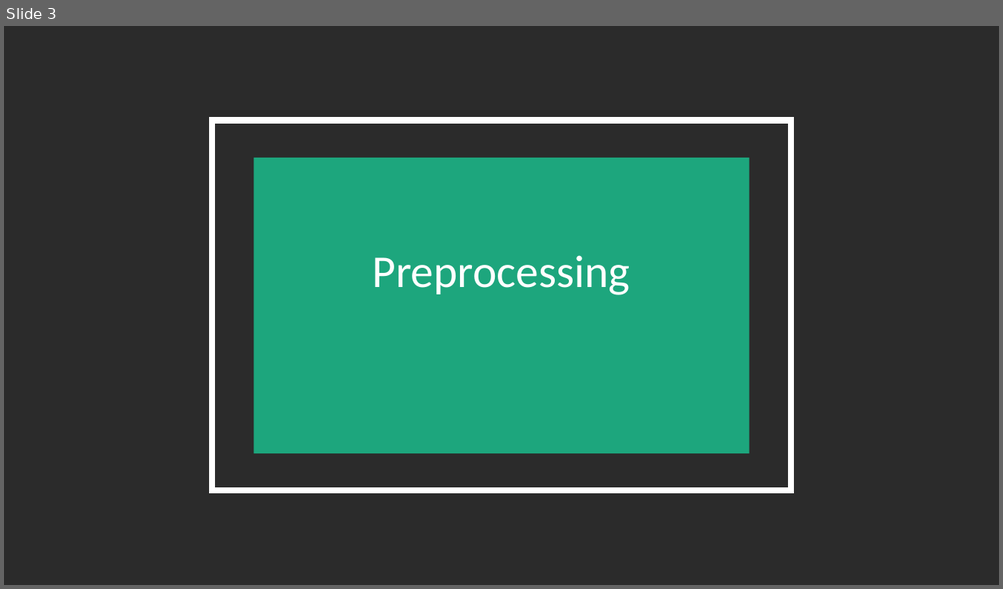
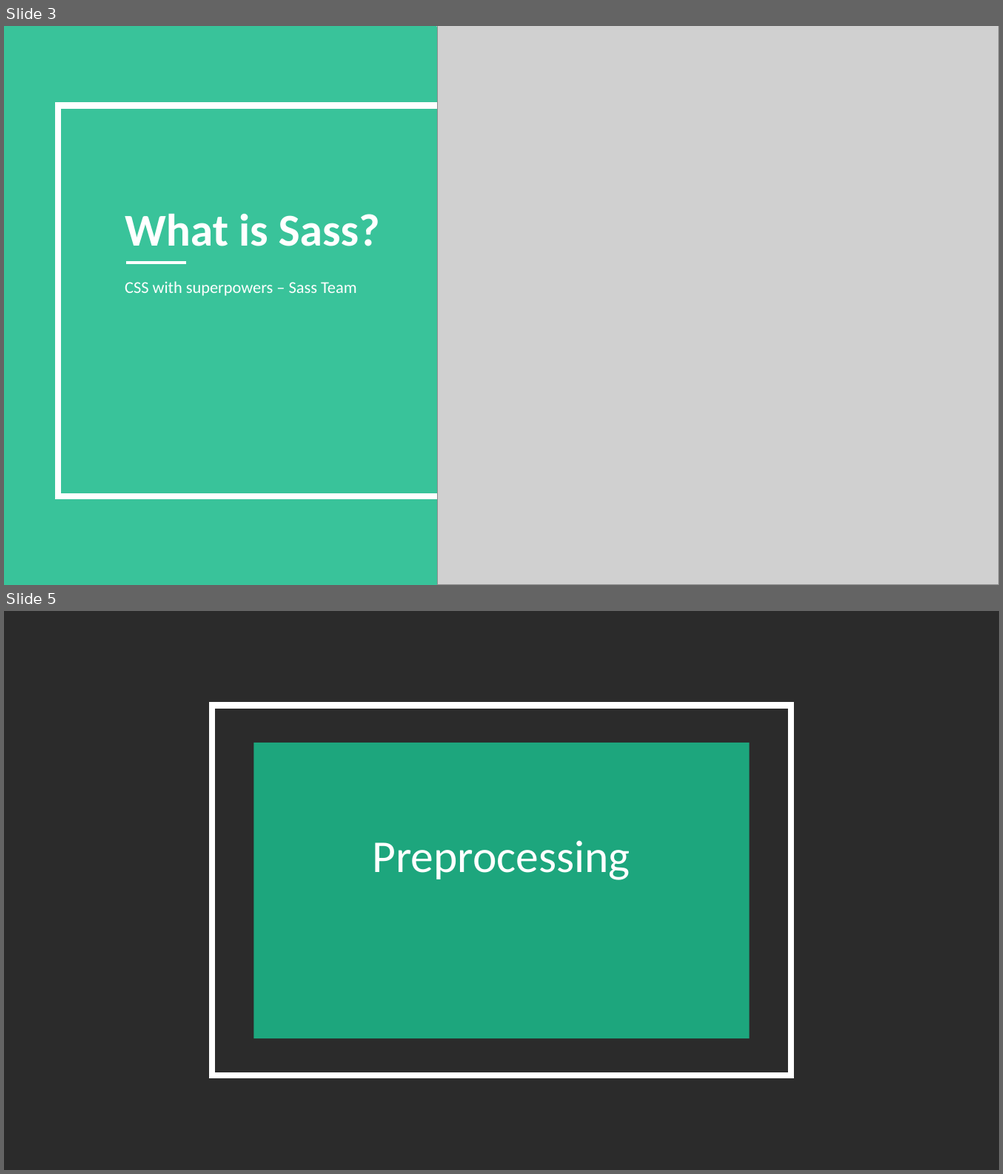
Before and after one commit to BenC0/sass_training-ddl, a slide deck: docs/SASS Intro.pptx. Shown one above the other, each under a label of ours: slide 3 before the commit, slides 3 and 5 after it; the slides between them are not shown. The pictures are 1003x589 and 1003x1174 pixels, drawn with LibreOffice and Linux fonts; fonts in the diff are those of the drawing; grey boxes stand for pictures; background and template pictures are left out; a plain dark background stands for a picture behind light text. Boxes give left, top, right and bottom in pixels: in the first picture for what was removed or moved away, otherwise in the second. Text is boxed around its words. In the diff, an @@ line names an element or a change of style, - is before the commit and + after.

```diff
--- a/docs/SASS Intro.pptx
+++ b/docs/SASS Intro.pptx
@@ slide 3 added at (x1=4, y1=26, x2=999, y2=585), background #E9EEEF @@
@@ freeform shape added at (x1=4, y1=26, x2=624, y2=585), fill #1BBC8C at 85% opacity @@
@@ picture added at (x1=438, y1=26, x2=999, y2=585) @@
@@ rectangle added at (x1=58, y1=106, x2=937, y2=497), outline #FFFFFF 6 pt @@
@@ title added at (x1=125, y1=213, x2=380, y2=247), 44 pt, text #FFFFFF, bold @@
+What is Sass?
@@ freeform shape added at (x1=125, y1=264, x2=186, y2=264), outline #FFFFFF 3 pt @@
@@ text added at (x1=125, y1=281, x2=357, y2=296), 16 pt, text #FFFFFF @@
+CSS with superpowers – Sass Team
@@ what was slide 3 is now slide 5 @@
```
Also in this commit, not shown: 4 other slides added, 2 slides removed.
